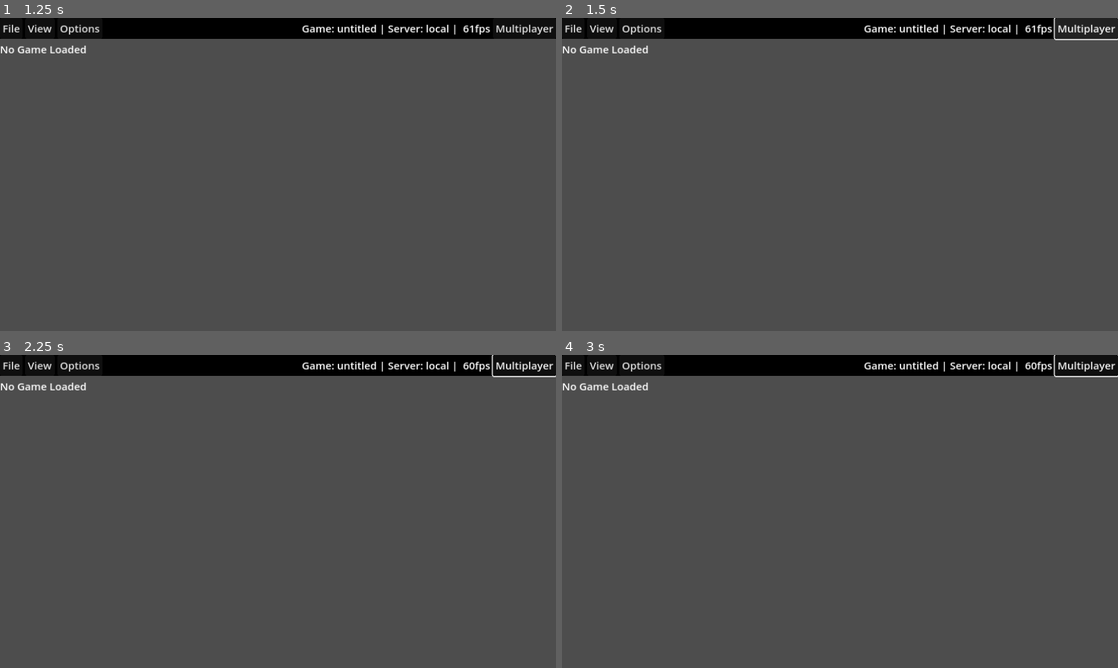
Above: before the commit, frames 1-4 (two rows, left to right).
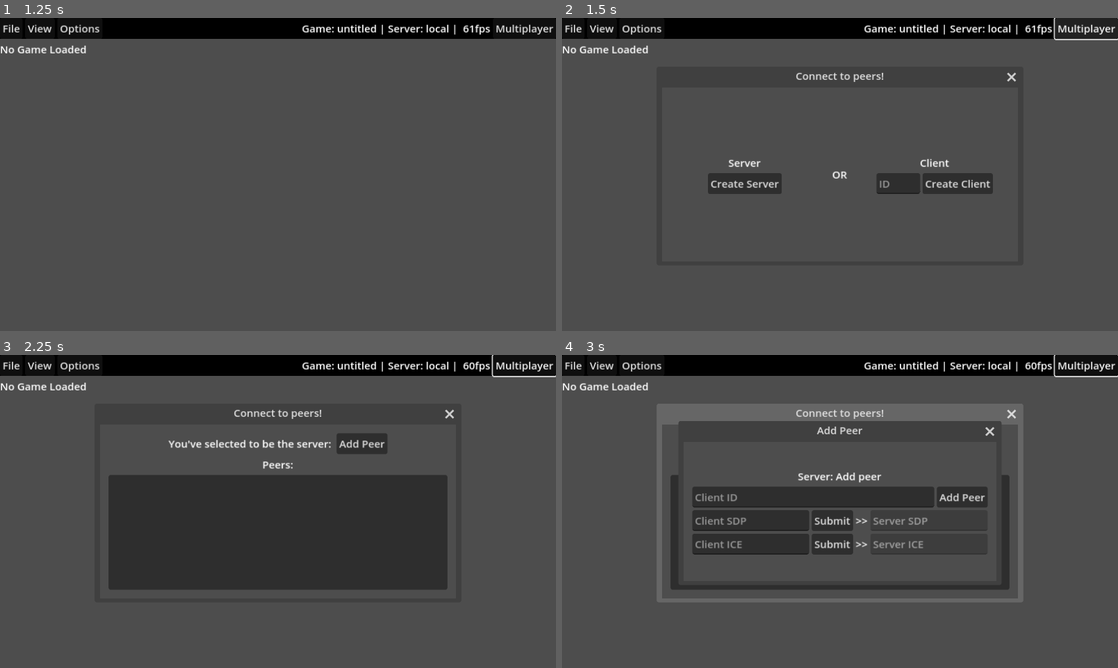
Above: after the commit, the same moments.

Repository: ryanabx/tabletop-engine
Game: Godot game, scene res://src/scenes/game_elements/board_manager.tscn
The game is run twice, just before and just after one commit, with the same random seed, the same clock (stepped at 60 frames per second) and the same inputs.
Inputs (mouse positions are in pixels of both pictures, inside the frame that each line leads up to):
- Up to frame 1 (1.25 s): tap Enter at 0.5 s; move the mouse to (400, 158) at 0.52 s; tap S (camera_down) at 0.6 s; click (400, 158) at 0.67 s
- Up to frame 2 (1.5 s): click "Multiplayer" at 1.25 s
- Up to frame 3 (2.25 s): click (183, 520) at 2 s, where only the run after the commit has a clickable "Create Server"
- Up to frame 4 (3 s): click (923, 442) at 2.75 s, where only the run after the commit has a clickable "Add Peer"

Frame 1 is identical in both runs. In frame 2, 2.4% of the frame differs, in the area x 26-82%, y 17-57%; in frame 3, 23%, in the area x 19-82%, y 17-75%; in frame 4, 15%.

Commit message:
More connection changes

Diff:
--- a/src/scenes/dialogs/dialogs.tscn
+++ b/src/scenes/dialogs/dialogs.tscn
@@ -1,9 +1,11 @@
-[gd_scene load_steps=5 format=3 uid="uid://lpw6t5xb1d5i"]
+[gd_scene load_steps=7 format=3 uid="uid://lpw6t5xb1d5i"]
 
 [ext_resource type="Script" path="res://src/scripts/dialogs/export_config_dialog.gd" id="1_1dtoy"]
 [ext_resource type="Script" path="res://src/scripts/dialogs/export_config_dialog2.gd" id="2_r3kfd"]
 [ext_resource type="Script" path="res://src/scripts/dialogs/load_config_dialog.gd" id="3_spydn"]
 [ext_resource type="Script" path="res://src/scripts/dialogs/mplay_config_window.gd" id="4_1kg71"]
+[ext_resource type="Script" path="res://src/scripts/dialogs/server_add_peer.gd" id="5_nllk5"]
+[ext_resource type="Script" path="res://src/scripts/dialogs/client_connect.gd" id="6_sr1ax"]
 
 [node name="Dialogs" type="Node"]
 
@@ -57,7 +59,6 @@
 alignment = 1
 
 [node name="Step1" type="HBoxContainer" parent="MplayConfigWindow/MarginContainer/VBoxContainer"]
-visible = false
 layout_mode = 2
 theme_override_constants/separation = 30
 alignment = 1
@@ -110,6 +111,7 @@
 text = "Create Client"
 
 [node name="Step2" type="VBoxContainer" parent="MplayConfigWindow/MarginContainer/VBoxContainer"]
+visible = false
 layout_mode = 2
 size_flags_vertical = 3
 alignment = 1
@@ -122,9 +124,24 @@
 layout_mode = 2
 text = "You've selected to be the server: "
 
-[node name="Button" type="Button" parent="MplayConfigWindow/MarginContainer/VBoxContainer/Step2/Server"]
+[node name="AddPeerButton" type="Button" parent="MplayConfigWindow/MarginContainer/VBoxContainer/Step2/Server"]
 layout_mode = 2
 text = "Add Peer"
+
+[node name="Client" type="HBoxContainer" parent="MplayConfigWindow/MarginContainer/VBoxContainer/Step2"]
+layout_mode = 2
+alignment = 1
+
+[node name="Label" type="Label" parent="MplayConfigWindow/MarginContainer/VBoxContainer/Step2/Client"]
+layout_mode = 2
+text = "You've selected to be a client ID:"
+
+[node name="C_ID" type="Label" parent="MplayConfigWindow/MarginContainer/VBoxContainer/Step2/Client"]
+layout_mode = 2
+
+[node name="ConnectServerButton" type="Button" parent="MplayConfigWindow/MarginContainer/VBoxContainer/Step2/Client"]
+layout_mode = 2
+text = "Connect to server"
 
 [node name="PeerLabel" type="Label" parent="MplayConfigWindow/MarginContainer/VBoxContainer/Step2"]
 layout_mode = 2
@@ -136,19 +153,17 @@
 layout_mode = 2
 size_flags_vertical = 3
 
-[node name="ServerAddPeer" type="PopupPanel" parent="."]
+[node name="ServerAddPeer" type="Window" parent="."]
 title = "Add Peer"
 initial_position = 2
 size = Vector2i(720, 320)
+visible = false
+script = ExtResource("5_nllk5")
 
 [node name="MarginContainer" type="MarginContainer" parent="ServerAddPeer"]
 anchors_preset = 15
 anchor_right = 1.0
 anchor_bottom = 1.0
-offset_left = 6.0
-offset_top = 6.0
-offset_right = -6.0
-offset_bottom = -6.0
 grow_horizontal = 2
 grow_vertical = 2
 theme_override_constants/margin_left = 20
@@ -165,16 +180,28 @@
 text = "Server: Add peer"
 horizontal_alignment = 1
 
+[node name="HBoxContainer3" type="HBoxContainer" parent="ServerAddPeer/MarginContainer/VBoxContainer"]
+layout_mode = 2
+
+[node name="ClientId" type="LineEdit" parent="ServerAddPeer/MarginContainer/VBoxContainer/HBoxContainer3"]
+layout_mode = 2
+size_flags_horizontal = 3
+placeholder_text = "Client ID"
+
+[node name="AddPeer" type="Button" parent="ServerAddPeer/MarginContainer/VBoxContainer/HBoxContainer3"]
+layout_mode = 2
+text = "Add Peer"
+
 [node name="HBoxContainer" type="HBoxContainer" parent="ServerAddPeer/MarginContainer/VBoxContainer"]
 layout_mode = 2
 alignment = 1
 
-[node name="ClientOffer" type="LineEdit" parent="ServerAddPeer/MarginContainer/VBoxContainer/HBoxContainer"]
+[node name="ClientSDP" type="LineEdit" parent="ServerAddPeer/MarginContainer/VBoxContainer/HBoxContainer"]
 layout_mode = 2
 size_flags_horizontal = 3
 placeholder_text = "Client SDP"
 
-[node name="Button" type="Button" parent="ServerAddPeer/MarginContainer/VBoxContainer/HBoxContainer"]
+[node name="Submit1" type="Button" parent="ServerAddPeer/MarginContainer/VBoxContainer/HBoxContainer"]
 layout_mode = 2
 text = "Submit"
 
@@ -192,12 +219,12 @@
 layout_mode = 2
 alignment = 1
 
-[node name="LineEdit" type="LineEdit" parent="ServerAddPeer/MarginContainer/VBoxContainer/HBoxContainer2"]
+[node name="ClientICE" type="LineEdit" parent="ServerAddPeer/MarginContainer/VBoxContainer/HBoxContainer2"]
 layout_mode = 2
 size_flags_horizontal = 3
 placeholder_text = "Client ICE"
 
-[node name="Button" type="Button" parent="ServerAddPeer/MarginContainer/VBoxContainer/HBoxContainer2"]
+[node name="Submit2" type="Button" parent="ServerAddPeer/MarginContainer/VBoxContainer/HBoxContainer2"]
 layout_mode = 2
 text = "Submit"
 
@@ -205,29 +232,23 @@
 layout_mode = 2
 text = ">>"
 
-[node name="LineEdit2" type="LineEdit" parent="ServerAddPeer/MarginContainer/VBoxContainer/HBoxContainer2"]
+[node name="ServerICE" type="LineEdit" parent="ServerAddPeer/MarginContainer/VBoxContainer/HBoxContainer2"]
 layout_mode = 2
 size_flags_horizontal = 3
 placeholder_text = "Server ICE"
 editable = false
 
-[node name="Button" type="Button" parent="ServerAddPeer/MarginContainer/VBoxContainer"]
-layout_mode = 2
-text = "Add Peer"
-
-[node name="ClientConnect" type="PopupPanel" parent="."]
+[node name="ClientConnect" type="Window" parent="."]
 title = "Add Peer"
 initial_position = 2
 size = Vector2i(720, 320)
+visible = false
+script = ExtResource("6_sr1ax")
 
 [node name="MarginContainer" type="MarginContainer" parent="ClientConnect"]
 anchors_preset = 15
 anchor_right = 1.0
 anchor_bottom = 1.0
-offset_left = 6.0
-offset_top = 6.0
-offset_right = -6.0
-offset_bottom = -6.0
 grow_horizontal = 2
 grow_vertical = 2
 theme_override_constants/margin_left = 20
@@ -244,7 +265,7 @@
 text = "Client: Connect to server"
 horizontal_alignment = 1
 
-[node name="LineEdit" type="LineEdit" parent="ClientConnect/MarginContainer/VBoxContainer"]
+[node name="ClientSDP" type="LineEdit" parent="ClientConnect/MarginContainer/VBoxContainer"]
 layout_mode = 2
 placeholder_text = "Client SDP"
 editable = false
@@ -253,12 +274,12 @@
 layout_mode = 2
 alignment = 1
 
-[node name="ClientOffer" type="LineEdit" parent="ClientConnect/MarginContainer/VBoxContainer/HBoxContainer"]
+[node name="ServerSDP" type="LineEdit" parent="ClientConnect/MarginContainer/VBoxContainer/HBoxContainer"]
 layout_mode = 2
 size_flags_horizontal = 3
 placeholder_text = "Server SDP"
 
-[node name="Button" type="Button" parent="ClientConnect/MarginContainer/VBoxContainer/HBoxContainer"]
+[node name="Submit1" type="Button" parent="ClientConnect/MarginContainer/VBoxContainer/HBoxContainer"]
 layout_mode = 2
 text = "Submit"
 
@@ -266,7 +287,7 @@
 layout_mode = 2
 text = ">>"
 
-[node name="ServerSDP" type="LineEdit" parent="ClientConnect/MarginContainer/VBoxContainer/HBoxContainer"]
+[node name="ClientICE" type="LineEdit" parent="ClientConnect/MarginContainer/VBoxContainer/HBoxContainer"]
 layout_mode = 2
 size_flags_horizontal = 3
 placeholder_text = "Client ICE"
@@ -276,17 +297,25 @@
 layout_mode = 2
 alignment = 1
 
-[node name="LineEdit" type="LineEdit" parent="ClientConnect/MarginContainer/VBoxContainer/HBoxContainer2"]
+[node name="ServerICE" type="LineEdit" parent="ClientConnect/MarginContainer/VBoxContainer/HBoxContainer2"]
 layout_mode = 2
 size_flags_horizontal = 3
 placeholder_text = "Server ICE"
 
-[node name="Button" type="Button" parent="ClientConnect/MarginContainer/VBoxContainer/HBoxContainer2"]
+[node name="Submit2" type="Button" parent="ClientConnect/MarginContainer/VBoxContainer/HBoxContainer2"]
 layout_mode = 2
 text = "Submit"
 
-[node name="Button" type="Button" parent="ClientConnect/MarginContainer/VBoxContainer"]
+[node name="AddServer" type="Button" parent="ClientConnect/MarginContainer/VBoxContainer"]
 layout_mode = 2
 text = "Add Server"
 
 [connection signal="close_requested" from="MplayConfigWindow" to="MplayConfigWindow" method="_on_close_requested"]
+[connection signal="pressed" from="MplayConfigWindow/MarginContainer/VBoxContainer/Step2/Server/AddPeerButton" to="MplayConfigWindow" method="_on_add_peer_button_pressed"]
+[connection signal="pressed" from="MplayConfigWindow/MarginContainer/VBoxContainer/Step2/Client/ConnectServerButton" to="MplayConfigWindow" method="_on_connect_server_button_pressed"]
+[connection signal="pressed" from="ServerAddPeer/MarginContainer/VBoxContainer/HBoxContainer3/AddPeer" to="ServerAddPeer" method="_on_add_peer_pressed"]
+[connection signal="pressed" from="ServerAddPeer/MarginContainer/VBoxContainer/HBoxContainer/Submit1" to="ServerAddPeer" method="_on_submit_1_pressed"]
+[connection signal="pressed" from="ServerAddPeer/MarginContainer/VBoxContainer/HBoxContainer2/Submit2" to="ServerAddPeer" method="_on_submit_2_pressed"]
+[connection signal="pressed" from="ClientConnect/MarginContainer/VBoxContainer/HBoxContainer/Submit1" to="ClientConnect" method="_on_submit_1_pressed"]
+[connection signal="pressed" from="ClientConnect/MarginContainer/VBoxContainer/HBoxContainer2/Submit2" to="ClientConnect" method="_on_submit_2_pressed"]
+[connection signal="pressed" from="ClientConnect/MarginContainer/VBoxContainer/AddServer" to="ClientConnect" method="_on_add_server_pressed"]
--- a/src/scripts/dialogs/client_connect.gd
+++ b/src/scripts/dialogs/client_connect.gd
@@ -1,11 +1,50 @@
-extends PopupPanel
+extends Window
 
+var connection: WebRTCPeerConnection
+
+@onready var client_sdp: LineEdit = $MarginContainer/VBoxContainer/ClientSDP
+@onready var server_sdp: LineEdit = $MarginContainer/VBoxContainer/HBoxContainer/ServerSDP
+@onready var client_ice: LineEdit = $MarginContainer/VBoxContainer/HBoxContainer/ClientICE
+@onready var server_ice: LineEdit = $MarginContainer/VBoxContainer/HBoxContainer2/ServerICE
+
+
+func _sdp_created(type: String, sdp: String) -> void:
+	connection.set_local_description(type, sdp)
+	var session_info: Dictionary = {
+		"type": type, "sdp": sdp
+	}
+	var res: String = Utils.compress_dict_to_string(session_info)
+	client_sdp.text = res
+	DisplayServer.clipboard_set(res)
+
+func _ice_created(media: String, index: int, _name: String) -> void:
+	var ice_candidate: Dictionary = {
+		"media": media, "index": index, "name": _name
+	}
+	var res: String = Utils.compress_dict_to_string(ice_candidate)
+	client_ice.text = res
+	DisplayServer.clipboard_set(res)
 
 # Called when the node enters the scene tree for the first time.
 func _ready() -> void:
-	pass # Replace with function body.
+	about_to_popup.connect(_on_popup)
+
+func _on_popup() -> void:
+	connection = WebRTCPeerConnection.new()
+	connection.session_description_created.connect(_sdp_created)
+	connection.ice_candidate_created.connect(_ice_created)
+	multiplayer.multiplayer_peer.add_peer(connection, 1)
+	connection.create_offer()
+
+func _on_submit_1_pressed() -> void:
+	var sdp: Dictionary = Utils.decompress_dict_from_string(server_sdp.text)
+	connection.set_remote_description(sdp.type, sdp.sdp)
 
 
-# Called every frame. 'delta' is the elapsed time since the previous frame.
-func _process(delta: float) -> void:
-	pass
+func _on_submit_2_pressed() -> void:
+	var ice: Dictionary = Utils.decompress_dict_from_string(server_ice.text)
+	connection.add_ice_candidate(ice.media, ice.index, ice.name)
+
+
+func _on_add_server_pressed() -> void:
+	pass # Replace with function body.
--- a/src/scripts/dialogs/mplay_config_window.gd
+++ b/src/scripts/dialogs/mplay_config_window.gd
@@ -2,11 +2,33 @@
 
 
 func _ready() -> void:
+	SignalManager.open_multiplayer_menu.connect(popup)
+	$MarginContainer/VBoxContainer/Step1.show()
+	$MarginContainer/VBoxContainer/Step2.hide()
 	%CreateServer.pressed.connect(_create_server_button)
 	%CreateClient.pressed.connect(_create_client_button)
 
 func _create_server_button():
-	pass
+	MultiplayerManager.create_server()
+	$MarginContainer/VBoxContainer/Step1.hide()
+	$MarginContainer/VBoxContainer/Step2.show()
+	$MarginContainer/VBoxContainer/Step2/Server.show()
+	$MarginContainer/VBoxContainer/Step2/Client.hide()
 
 func _create_client_button():
-	pass
+	var p_id: int = int(%ClientId.text)
+	if p_id != 0:
+		MultiplayerManager.create_client(p_id)
+		$MarginContainer/VBoxContainer/Step1.hide()
+		$MarginContainer/VBoxContainer/Step2.show()
+		$MarginContainer/VBoxContainer/Step2/Client.show()
+		$MarginContainer/VBoxContainer/Step2/Server.hide()
+		$MarginContainer/VBoxContainer/Step2/Client/C_ID.text = str(p_id)
+
+
+func _on_add_peer_button_pressed() -> void:
+	get_node("../ServerAddPeer").popup()
+
+
+func _on_connect_server_button_pressed() -> void:
+	get_node("../ClientConnect").popup()
--- a/src/scripts/dialogs/server_add_peer.gd
+++ b/src/scripts/dialogs/server_add_peer.gd
@@ -1,11 +1,52 @@
-extends PopupPanel
+extends Window
 
+var connection: WebRTCPeerConnection
+
+@onready var client_sdp: LineEdit = $MarginContainer/VBoxContainer/HBoxContainer/ClientSDP
+@onready var server_sdp: LineEdit = $MarginContainer/VBoxContainer/HBoxContainer/ServerSDP
+@onready var client_ice: LineEdit = $MarginContainer/VBoxContainer/HBoxContainer2/ClientICE
+@onready var server_ice: LineEdit = $MarginContainer/VBoxContainer/HBoxContainer2/ServerICE
+@onready var client_id: LineEdit = $MarginContainer/VBoxContainer/HBoxContainer3/ClientId
+
+func _sdp_created(type: String, sdp: String) -> void:
+	connection.set_local_description(type, sdp)
+	var session_info: Dictionary = {
+		"type": type, "sdp": sdp
+	}
+	var res: String = Utils.compress_dict_to_string(session_info)
+	server_sdp.text = res
+	DisplayServer.clipboard_set(res)
+
+func _ice_created(media: String, index: int, _name: String) -> void:
+	var ice_candidate: Dictionary = {
+		"media": media, "index": index, "name": _name
+	}
+	var res: String = Utils.compress_dict_to_string(ice_candidate)
+	server_ice.text = res
+	DisplayServer.clipboard_set(res)
 
 # Called when the node enters the scene tree for the first time.
 func _ready() -> void:
-	pass # Replace with function body.
+	about_to_popup.connect(_on_popup)
 
 
-# Called every frame. 'delta' is the elapsed time since the previous frame.
-func _process(delta: float) -> void:
-	pass
+func _on_popup() -> void:
+	connection = WebRTCPeerConnection.new()
+	connection.session_description_created.connect(_sdp_created)
+	connection.ice_candidate_created.connect(_ice_created)
+
+func _on_submit_1_pressed() -> void:
+	var sdp: Dictionary = Utils.decompress_dict_from_string(client_sdp.text)
+	connection.set_remote_description(sdp.type, sdp.sdp)
+
+
+func _on_submit_2_pressed() -> void:
+	var ice: Dictionary = Utils.decompress_dict_from_string(client_ice.text)
+	connection.add_ice_candidate(ice.media, ice.index, ice.name)
+
+
+func _on_add_peer_pressed() -> void:
+	var cl_id: int = int(client_id.text)
+	if cl_id != 0:
+		multiplayer.multiplayer_peer.add_peer(connection, cl_id)
+		OS.alert("Peer added successfully!")
--- a/src/scripts/singletons/multiplayer_manager.gd
+++ b/src/scripts/singletons/multiplayer_manager.gd
@@ -5,7 +5,9 @@
 func create_client(id: int) -> void:
 	var peer: WebRTCMultiplayerPeer = WebRTCMultiplayerPeer.new()
 	peer.create_client(id)
+	multiplayer.multiplayer_peer = peer
 
 func create_server() -> void:
 	var peer: WebRTCMultiplayerPeer = WebRTCMultiplayerPeer.new()
 	peer.create_server()
+	multiplayer.multiplayer_peer = peer
--- a/src/scripts/singletons/utils.gd
+++ b/src/scripts/singletons/utils.gd
@@ -57,3 +57,11 @@
 			if x == y:
 				return true
 	return false
+
+func compress_dict_to_string(_d: Dictionary) -> String:
+	var bytes: PackedByteArray = var_to_bytes(_d)
+	return bytes.compress().get_string_from_utf8()
+
+func decompress_dict_from_string(_s: String) -> Dictionary:
+	var bytes: PackedByteArray = _s.to_utf8_buffer()
+	return bytes_to_var(bytes.decompress_dynamic(124800))
